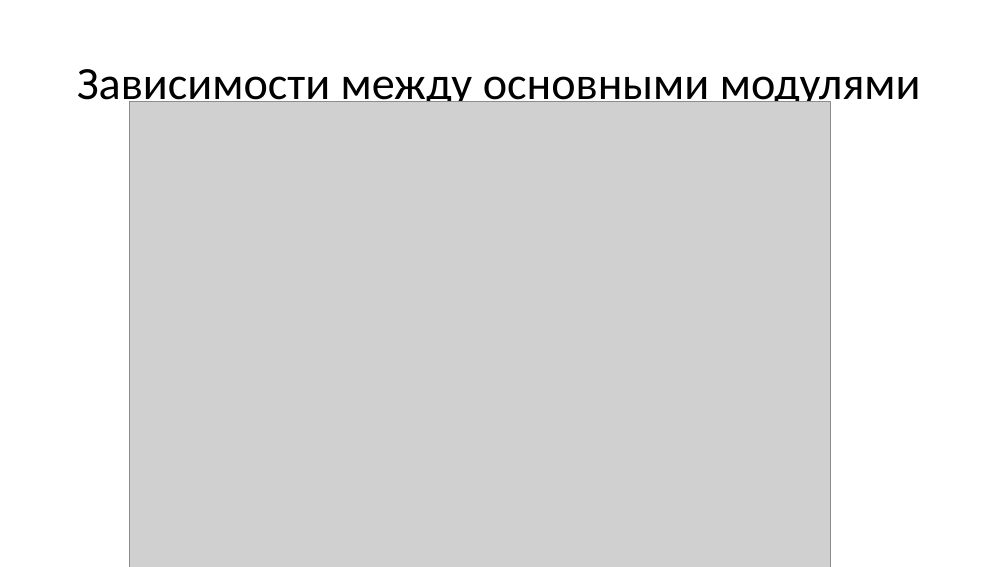
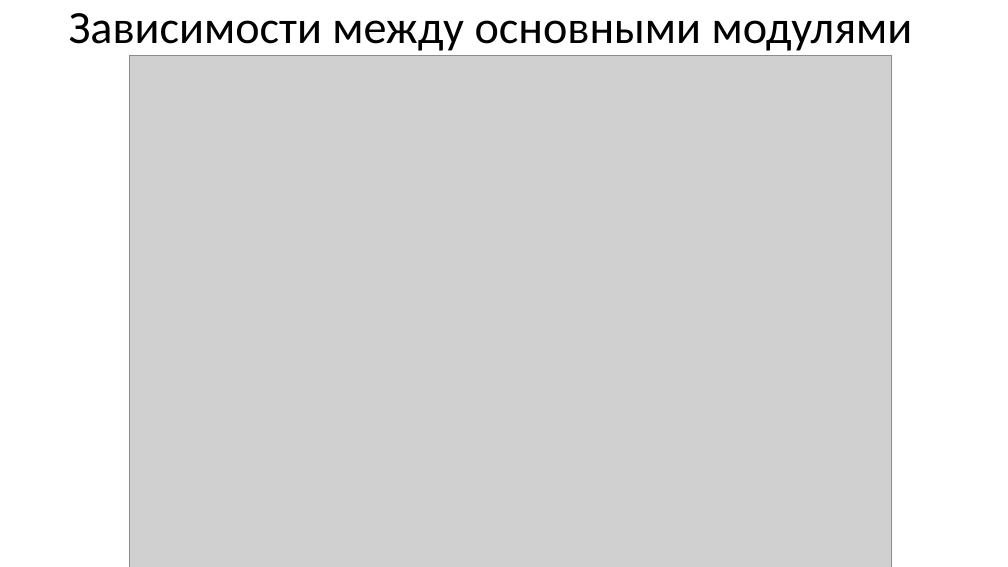
Before and after one commit to Letargon/com.bmstu.notifications.manager, a slide deck: slide 11 of Презентация.pptx. Drawn at 1008x567 pixels with LibreOffice and Linux fonts; fonts in the diff are those of the drawing; grey boxes stand for pictures. Boxes give left, top, right and bottom in pixels: in the first picture for what was removed or moved away, otherwise in the second. Text is boxed around its words. In the diff, an @@ line names an element or a change of style, - is before the commit and + after.

```diff
--- a/Презентация.pptx
+++ b/Презентация.pptx
@@ title "Зависимости между основными модулями" rewrapped from (x1=77, y1=69, x2=921, y2=111) to (x1=69, y1=13, x2=913, y2=51) @@
@@ picture resized from (x1=129, y1=101, x2=830, y2=567) to (x1=129, y1=55, x2=892, y2=567) @@
```
Also in this commit, not shown: 9 other slides changed, 1 slide added.
